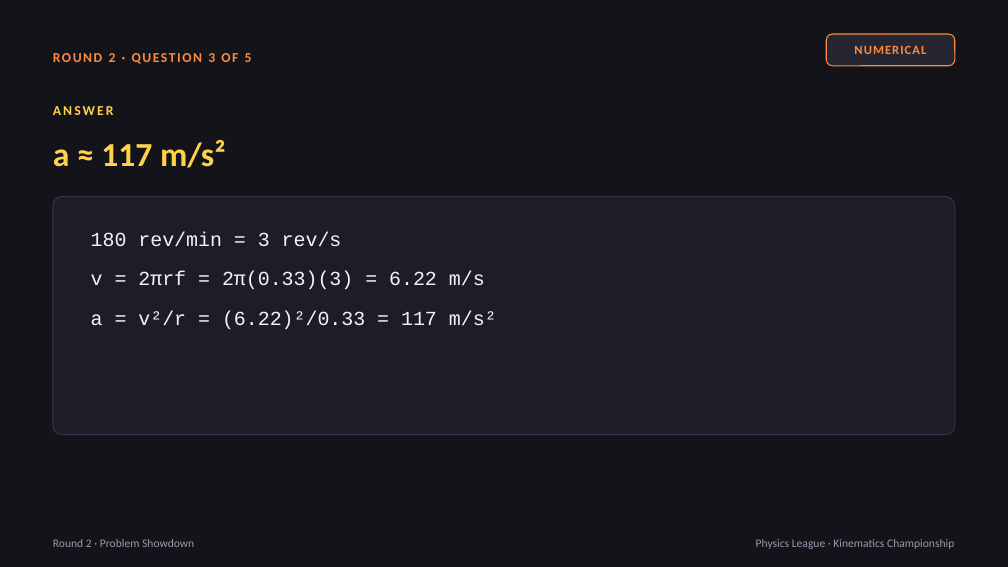
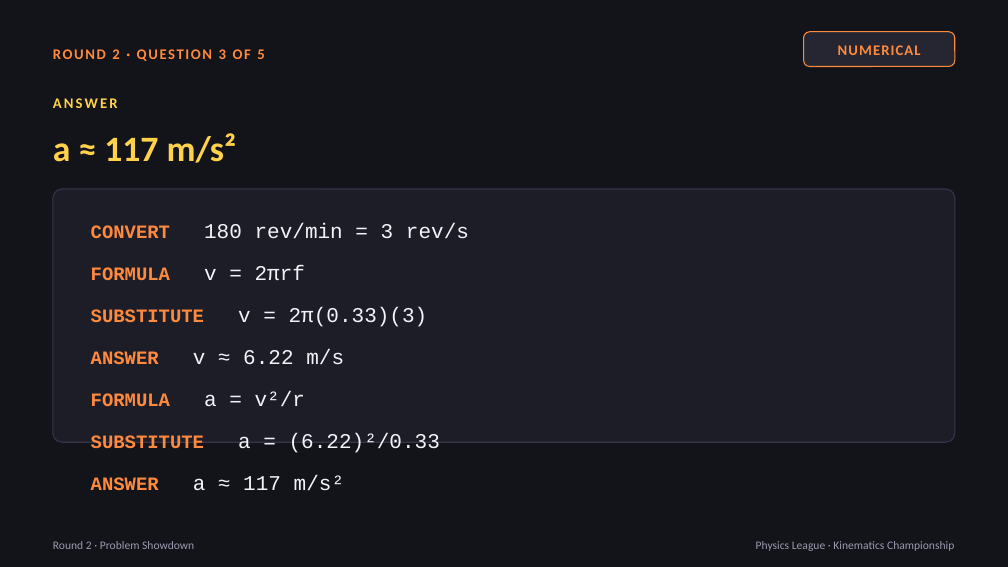
Before and after one commit to lestojas/physics, a slide deck: slide 32 of Physics-League-Kinematics-Championship.pptx (slide 31 before the commit). Drawn at 1008x567 pixels with LibreOffice and Linux fonts; fonts in the diff are those of the drawing. Boxes give left, top, right and bottom in pixels: in the first picture for what was removed or moved away, otherwise in the second. Text is boxed around its words. In the diff, an @@ line names an element or a change of style, - is before the commit and + after.

```diff
--- a/Physics-League-Kinematics-Championship.pptx
+++ b/Physics-League-Kinematics-Championship.pptx
@@ text "ROUND 2 · QUESTION 3 ..." at [112, 49, 264, 59]: size 13 to 14 pt @@
@@ text "NUMERICAL": place and size @@
-text "NUMERICAL" at [854, 45, 926, 54]
+text "NUMERICAL" at [838, 45, 921, 55]
@@ text "NUMERICAL" at [838, 45, 921, 55]: size 12 to 14 pt @@
@@ rounded rectangle at [804, 32, 955, 67]: proportions changed @@
@@ rounded rectangle: place and size @@
-rounded rectangle at [827, 34, 955, 66]
+rounded rectangle at [804, 32, 955, 67]
@@ text "ANSWER" at [53, 98, 118, 108]: size 13 to 14 pt @@
@@ text "ANSWER": place and size @@
-text "ANSWER" at [53, 106, 114, 115]
+text "ANSWER" at [53, 98, 118, 108]
@@ text "a ≈ 117 m/s²" at [53, 133, 237, 163]: size 32 to 34 pt @@
@@ rounded rectangle: place and size @@
-rounded rectangle at [53, 197, 955, 435]
+rounded rectangle at [53, 189, 955, 442]
@@ rounded rectangle at [53, 189, 955, 442]: proportions changed @@
@@ text at [91, 223, 469, 491]: text changed; size 19 to 20 pt @@
-180 rev/min = 3 rev/s
-v = 2πrf = 2π(0.33)(3) = 6.22 m/s
-a = v²/r = (6.22)²/0.33 = 117 m/s²
+CONVERT 180 rev/min = 3 rev/s
+FORMULA v = 2πrf
+SUBSTITUTE v = 2π(0.33)(3)
+ANSWER v ≈ 6.22 m/s
+FORMULA a = v²/r
+SUBSTITUTE a = (6.22)²/0.33
+ANSWER a ≈ 117 m/s²
```
Also in this commit, not shown: 44 other slides changed, 5 slides added, 3 slides removed.
